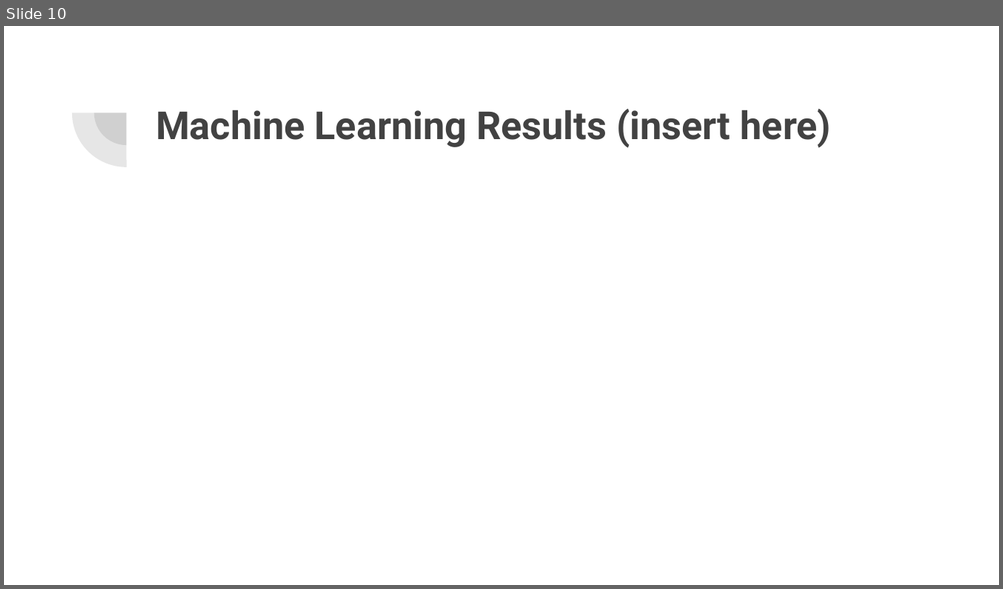
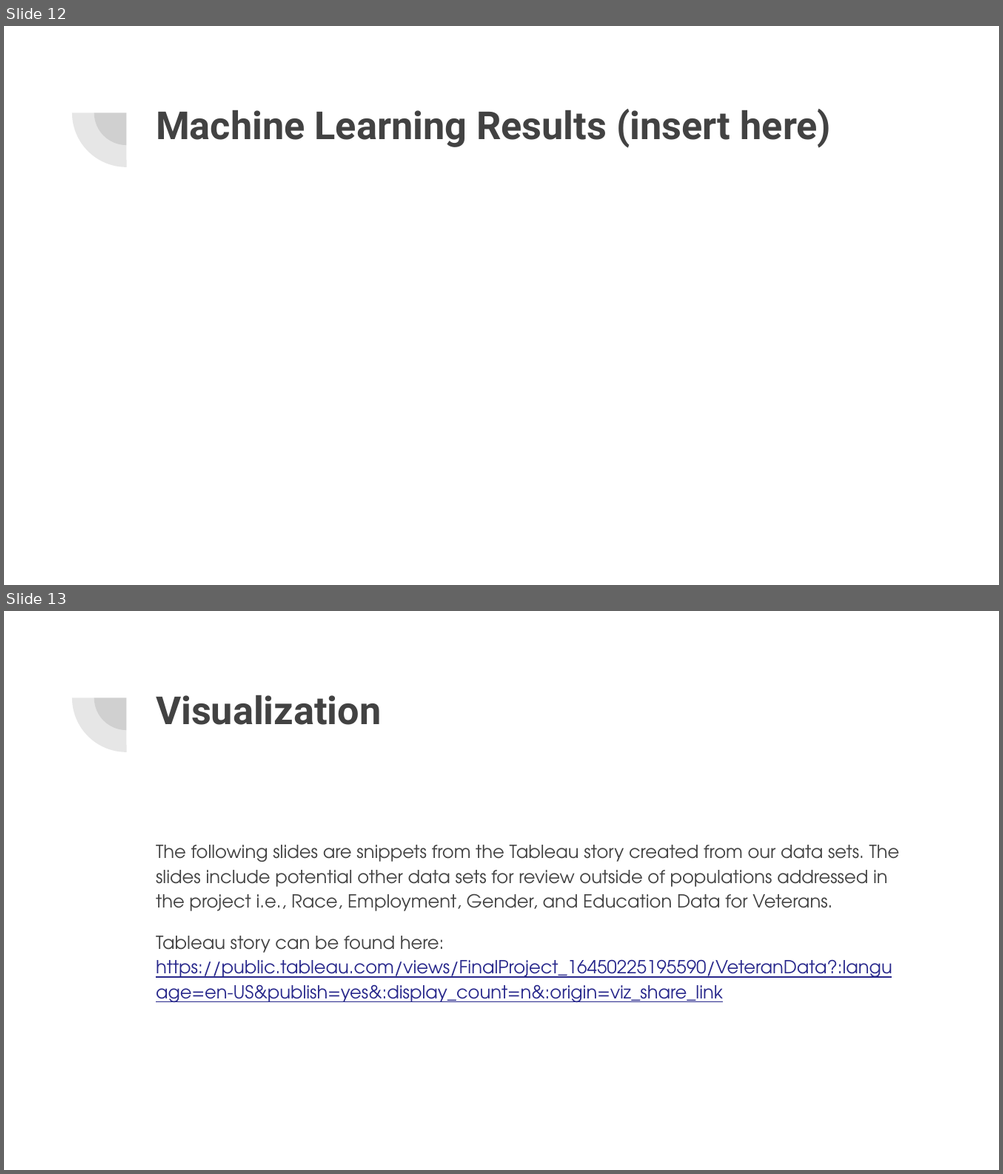
Before and after one commit to staceycatherine/Final_Project, a slide deck: Final Project Google Slides.pptx. Shown one above the other, each under a label of ours: slide 10 before the commit, slides 12 and 13 after it. The pictures are 1003x589 and 1003x1174 pixels, drawn with LibreOffice and Linux fonts; fonts in the diff are those of the drawing. Boxes give left, top, right and bottom in pixels: in the first picture for what was removed or moved away, otherwise in the second. Text is boxed around its words. In the diff, an @@ line names an element or a change of style, - is before the commit and + after.

```diff
--- a/Final Project Google Slides.pptx
+++ b/Final Project Google Slides.pptx
@@ slide 13 added at (4, 611, 999, 1170), background #FFFFFF; not listed: 2 template elements that a slide beside it also shows @@
@@ title added at (156, 695, 381, 725), 28 pt, text #424242, bold @@
+Visualization
@@ text added at (156, 845, 899, 1003), 13 pt, text #424242 @@
+The following slides are snippets from the Tableau story created from our data sets. The slides include potential other data sets for review outside of populations addressed in the project i.e., Race, Employment, Gender, and Education Data for Veterans.
+Tableau story can be found here: https://public.tableau.com/views/FinalProject_16450225195590/VeteranData?:language=en-US&publish=yes&:display_count=n&:origin=viz_share_link
@@ what was slide 10 is now slide 12 @@
```
Also in this commit, not shown: 11 other slides added, 2 slides removed.
